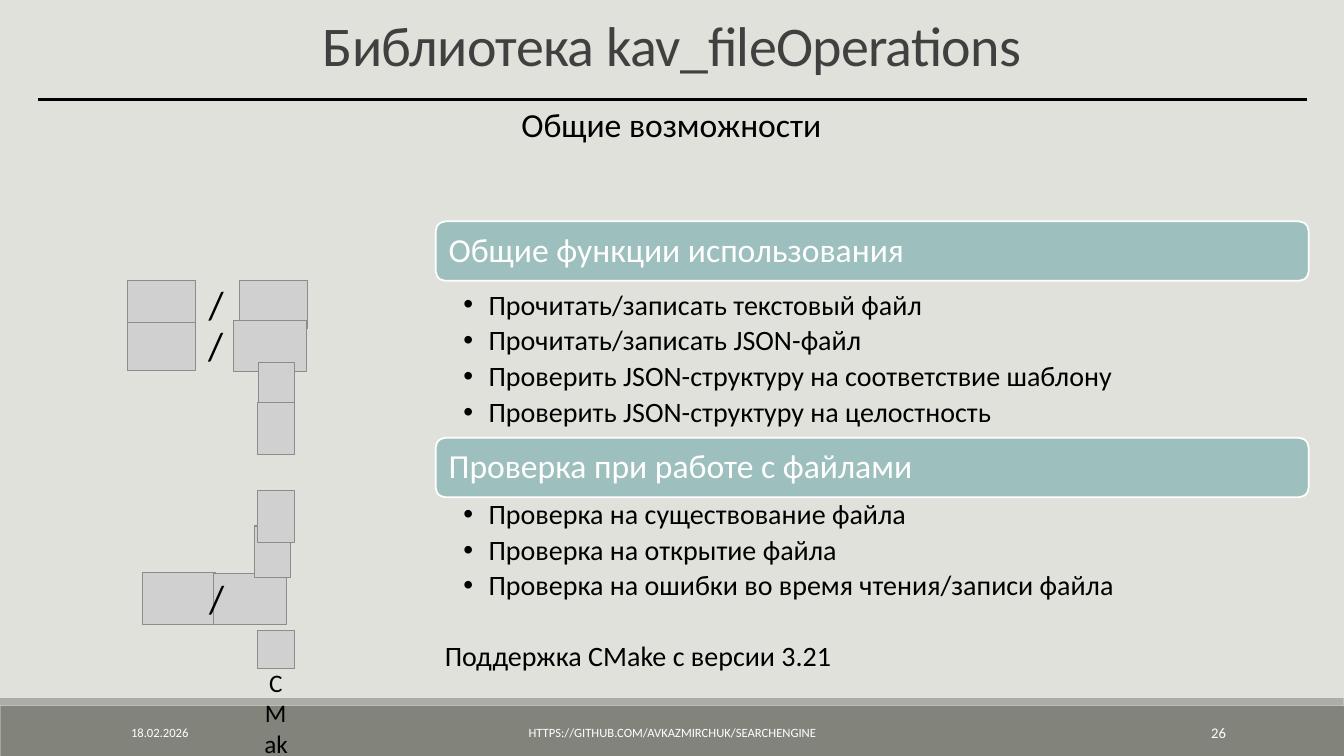
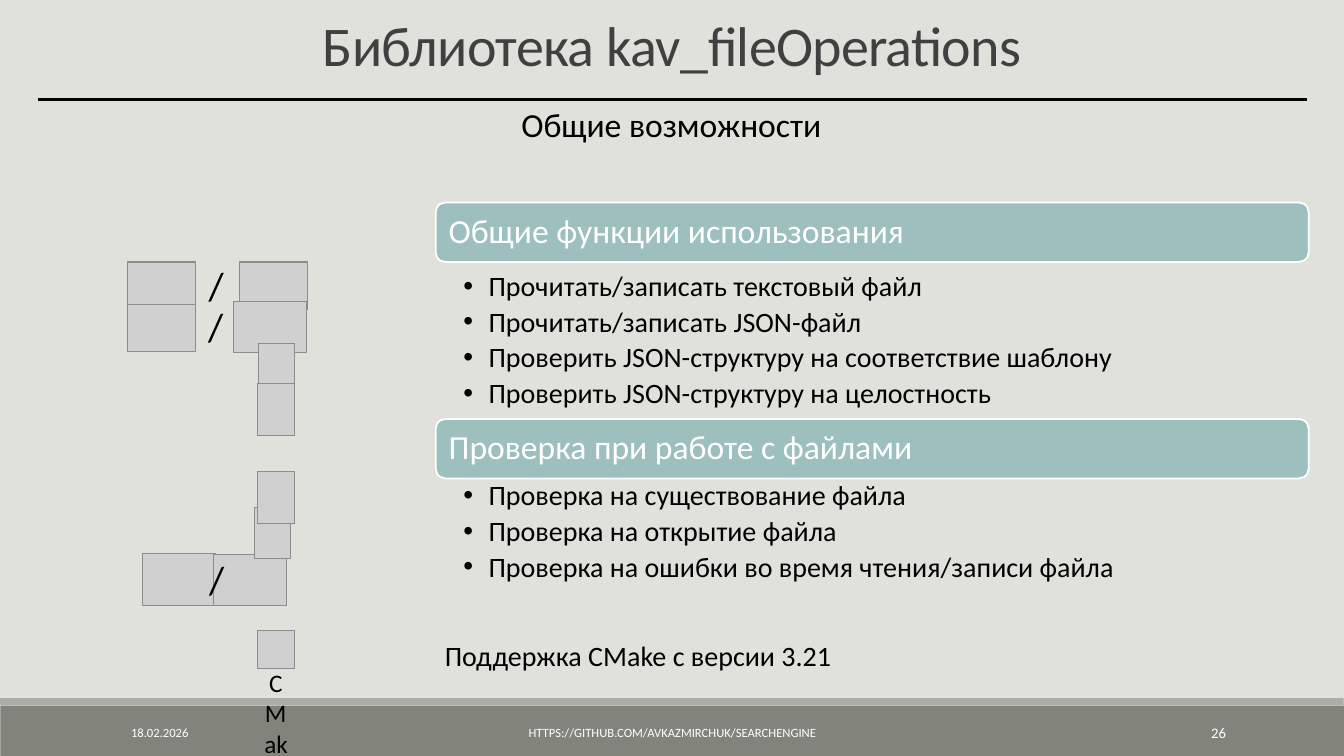
Before and after one commit to AVKazmirchuk/SearchEngine, a slide deck: slide 26 of presentation/защита.pptx. Drawn at 1344x756 pixels with LibreOffice and Linux fonts; fonts in the diff are those of the drawing; grey boxes stand for pictures. Boxes give left, top, right and bottom in pixels: in the first picture for what was removed or moved away, otherwise in the second. Text is boxed around its words. In the diff, an @@ line names an element or a change of style, - is before the commit and + after.

```diff
--- a/presentation/защита.pptx
+++ b/presentation/защита.pptx
@@ 10 pictures, 7 texts, 2 rounded rectangles: place and size @@
-10 pictures, 7 texts, 2 rounded rectangles at (128,222,1309,627)
+10 pictures, 7 texts, 2 rounded rectangles at (128,203,1309,608)
```
Also in this commit, not shown: 3 other slides changed.
